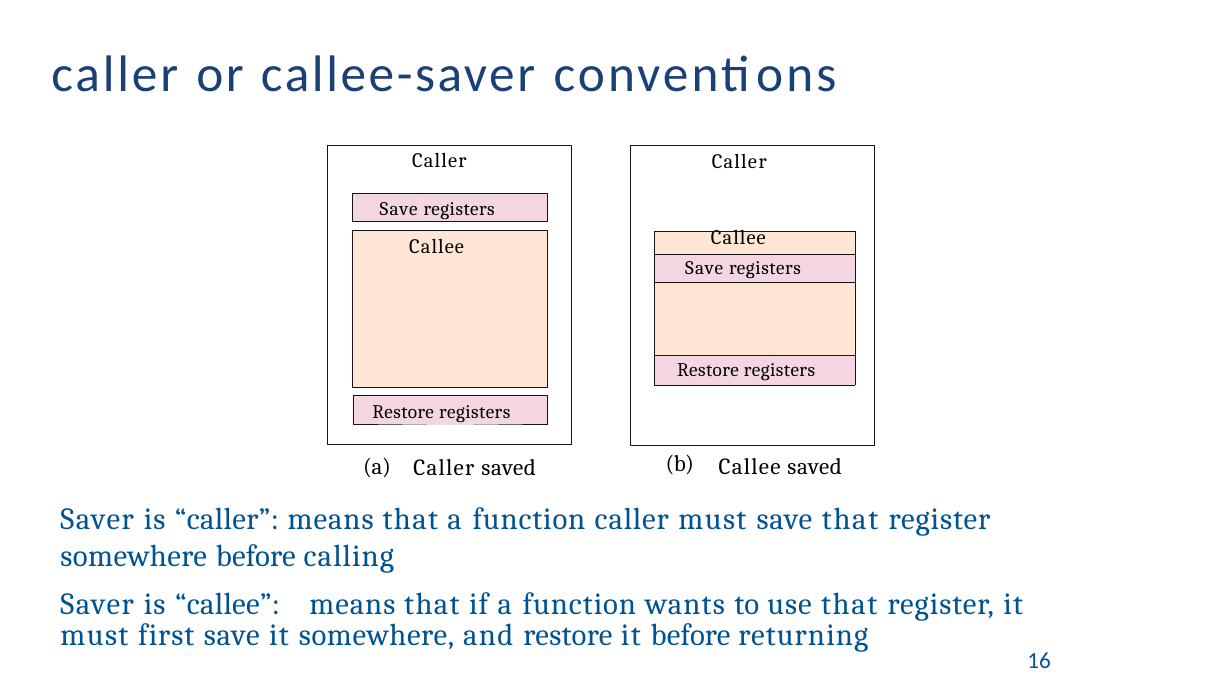
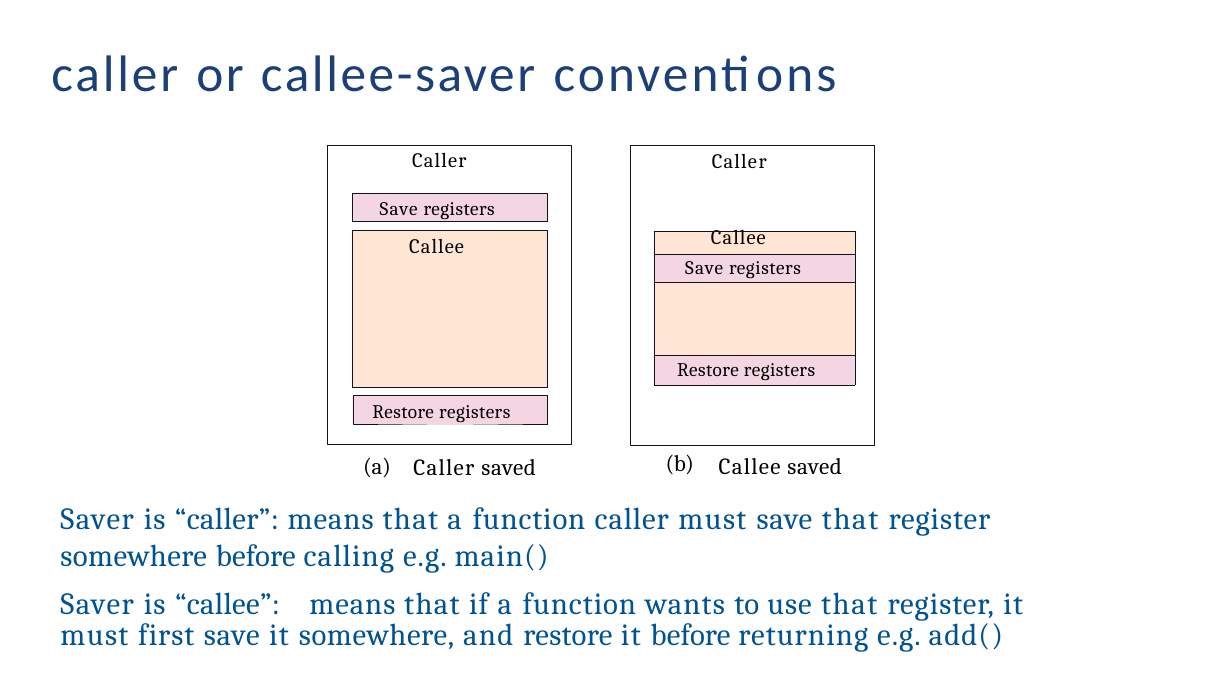
Before and after one commit to PG-DESD/CDAC_Sharing_Data, a slide deck: slide 65 of Microprocessor/TheoryLectures/RISC-V_Theory.pptx (slide 69 before the commit). Drawn at 1232x693 pixels with LibreOffice and Linux fonts; fonts in the diff are those of the drawing. Boxes give left, top, right and bottom in pixels: in the first picture for what was removed or moved away, otherwise in the second. Text is boxed around its words. In the diff, an @@ line names an element or a change of style, - is before the commit and + after.

```diff
--- a/Microprocessor/TheoryLectures/RISC-V_Theory.pptx
+++ b/Microprocessor/TheoryLectures/RISC-V_Theory.pptx
@@ text at box(60, 507, 991, 573): text changed @@
-Saver is “caller”: means that a function caller must save that register somewhere before calling
+Saver is “caller”: means that a function caller must save that register somewhere before calling e.g. main()
@@ text at box(60, 617, 1003, 652): text changed @@
-must first save it somewhere, and restore it before returning
-16
+must first save it somewhere, and restore it before returning e.g. add()
```
Also in this commit, not shown: 23 other slides changed, 4 slides removed.
